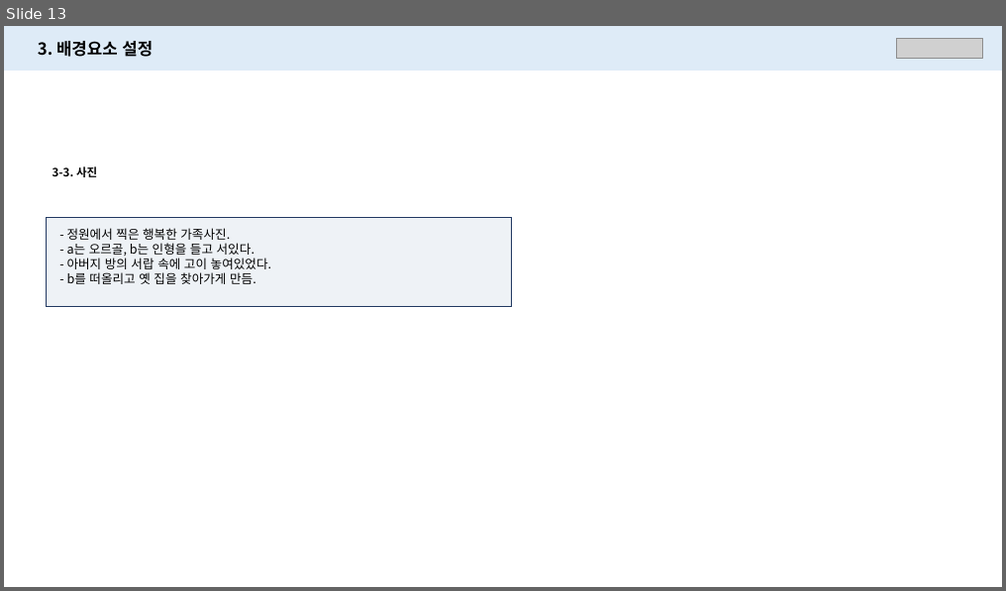
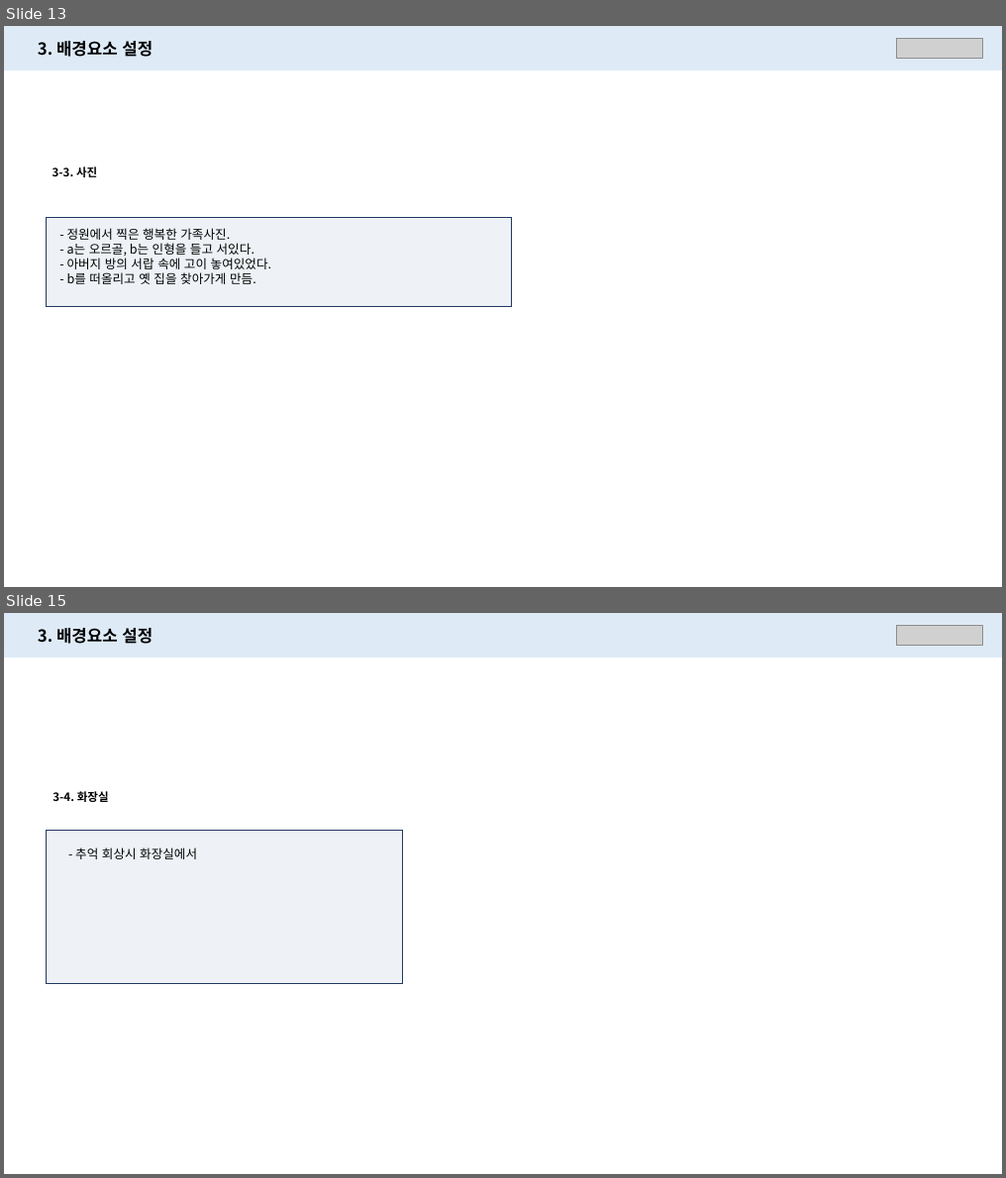
Before and after one commit to PerfectEgg/-Receivers, a slide deck: Doc/Story/캐릭터 설정_v1.02.pptx. Shown one above the other, each under a label of ours: slide 13 before the commit, slides 13 and 15 after it; the slides between them are not shown. The pictures are 1006x591 and 1006x1178 pixels, drawn with LibreOffice and Linux fonts; fonts in the diff are those of the drawing; grey boxes stand for pictures. Boxes give left, top, right and bottom in pixels: in the first picture for what was removed or moved away, otherwise in the second. Text is boxed around its words. In the diff, an @@ line names an element or a change of style, - is before the commit and + after.

Commit message:
[송나름]
# 캐릭터 설정
- version : 2024.01.27

```diff
--- a/Doc/Story/캐릭터 설정_v1.02.pptx
+++ b/Doc/Story/캐릭터 설정_v1.02.pptx
@@ slide 15 added at box(4, 613, 1002, 1174), background #FFFFFF @@
@@ rectangle added at box(4, 613, 1002, 658), fill #DEEBF7 @@
@@ text added at box(38, 628, 152, 644), 16 pt, text #000000, bold @@
+3. 배경요소 설정
@@ picture added at box(896, 626, 983, 646) @@
@@ text added at box(53, 791, 109, 802), 11 pt, text #000000, bold @@
+3-4. 화장실
@@ rectangle added at box(46, 831, 403, 984), fill #EEF2F6, outline #223961 1 pt @@
@@ text added at box(75, 848, 197, 860), 12 pt, text #000000 @@
+- 추억 회상시 화장실에서
```
Also in this commit, not shown: 6 slides changed, 5 other slides added.
